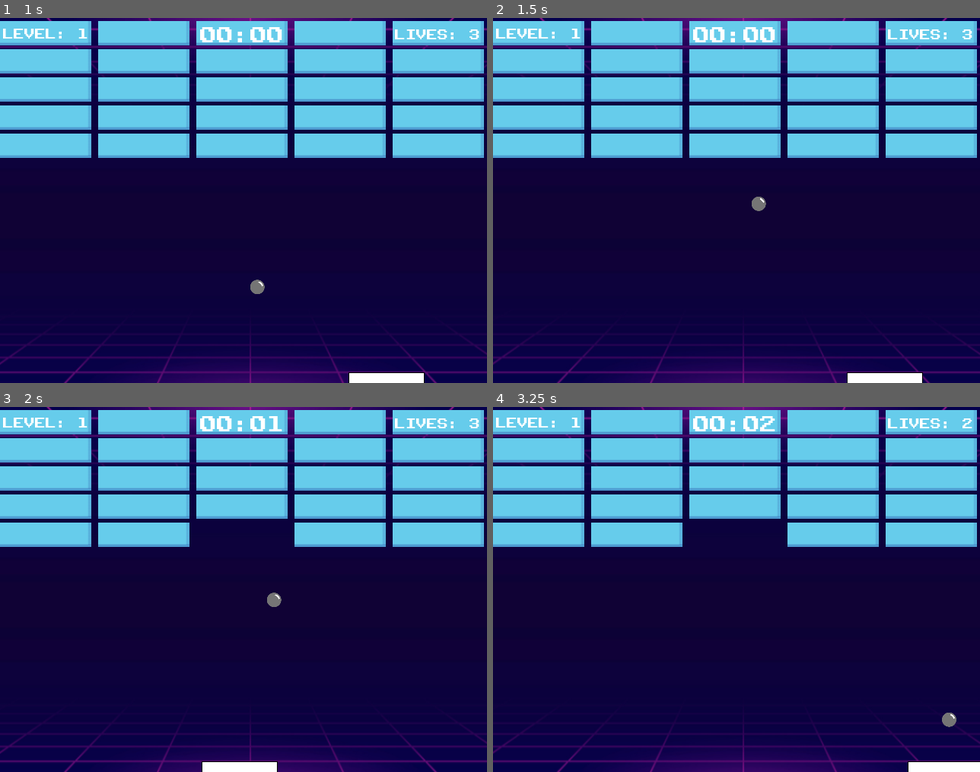
Above: before the commit, frames 1-4 (two rows, left to right).
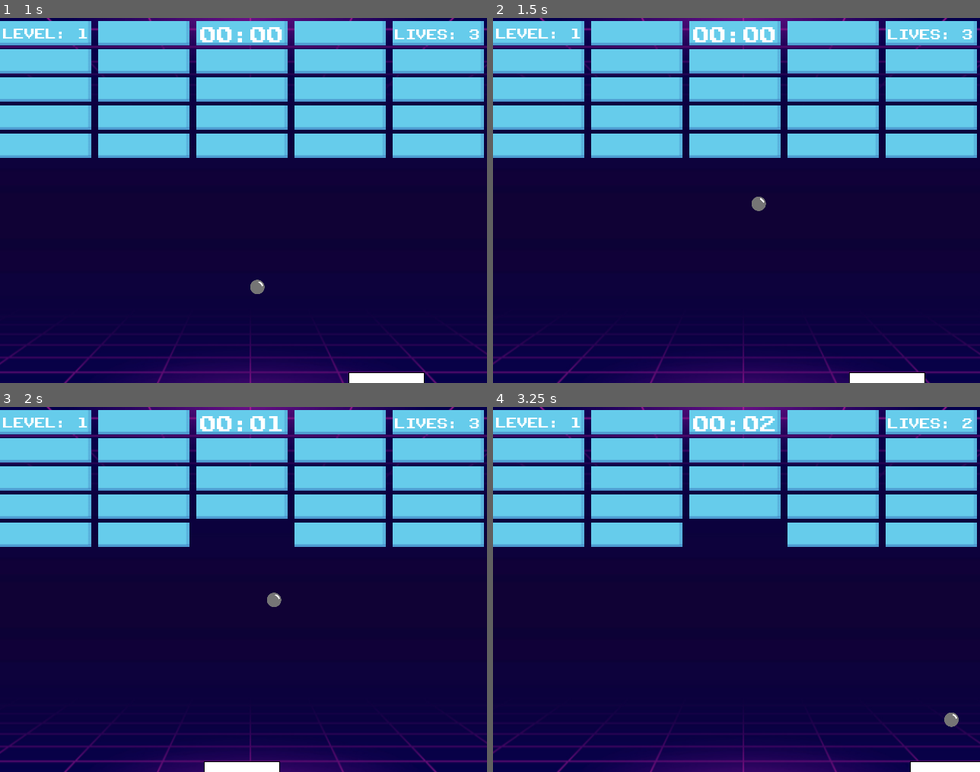
Above: after the commit, the same moments.

Repository: fabiolrodriguez/roguebrick
Game: Godot game, scene res://scenes/wrold.tscn
The game is run twice, just before and just after one commit, with the same random seed, the same clock (stepped at 60 frames per second) and the same inputs.
Inputs:
- Up to frame 1 (1 s): tap Enter (ui_accept) at 0.5, 0.77 s; hold Right (ui_right) from 0.53 s (still down)
- Up to frame 2 (1.5 s): release Right (ui_right) at 1.28 s; hold Left (ui_left) from 1.28 s (still down)
- Up to frame 3 (2 s): keep holding Left (ui_left); tap Enter (ui_accept) at 1.52 s
- Up to frame 4 (3.25 s): release Left (ui_left) at 2.03 s; hold Right (ui_right) from 2.03 s (still down); tap Enter (ui_accept) at 3.02 s

Frame 1 is identical in both runs. In frame 2, less than 0.1% of the frame differs, in the area x 72-89%, y 97-100%; in frame 3, less than 0.1%; in frame 4, less than 0.1%, in the area x 85-96%, y 83-100%.

Commit message:
improve upgrade menu effects

Diff:
--- a/scenes/wrold.tscn
+++ b/scenes/wrold.tscn
@@ -49,7 +49,7 @@
 collision_mask = 12
 
 [node name="left_collider" type="CollisionShape2D" parent="left_wall" unique_id=2056553325]
-position = Vector2(-6.5, 246.5)
+position = Vector2(-9.5, 246.5)
 shape = SubResource("RectangleShape2D_w04al")
 
 [node name="right_wall" type="StaticBody2D" parent="." unique_id=275910563]
@@ -57,7 +57,7 @@
 collision_mask = 12
 
 [node name="right_collider" type="CollisionShape2D" parent="right_wall" unique_id=113880498]
-position = Vector2(652.5, 246.5)
+position = Vector2(655.5, 246.5)
 shape = SubResource("RectangleShape2D_w04al")
 
 [node name="top_wall" type="StaticBody2D" parent="." unique_id=2063075969]
@@ -173,33 +173,52 @@
 [node name="UpgradePanel" type="CanvasLayer" parent="." unique_id=781428590]
 process_mode = 2
 
-[node name="title" type="Label" parent="UpgradePanel" unique_id=1454007029]
-offset_left = 166.0
-offset_top = 191.0
-offset_right = 490.0
-offset_bottom = 214.0
+[node name="ColorRect" type="ColorRect" parent="UpgradePanel" unique_id=97594926]
+anchors_preset = 15
+anchor_right = 1.0
+anchor_bottom = 1.0
+offset_left = -11.0
+offset_top = -6.0
+offset_right = 32.0
+offset_bottom = 24.0
+grow_horizontal = 2
+grow_vertical = 2
+color = Color(0, 0, 0, 0.53333336)
+
+[node name="PanelContainer" type="PanelContainer" parent="UpgradePanel" unique_id=157630245]
+offset_left = 162.0
+offset_top = 119.0
+offset_right = 506.0
+offset_bottom = 361.0
+
+[node name="MarginContainer" type="MarginContainer" parent="UpgradePanel/PanelContainer" unique_id=1539027918]
+layout_mode = 2
+
+[node name="VBoxContainer" type="VBoxContainer" parent="UpgradePanel/PanelContainer/MarginContainer" unique_id=1584447258]
+layout_mode = 2
+
+[node name="title" type="Label" parent="UpgradePanel/PanelContainer/MarginContainer/VBoxContainer" unique_id=1454007029]
+custom_minimum_size = Vector2(0, 30)
+layout_mode = 2
 text = "CHOSE YOUR UPGRADE"
 label_settings = SubResource("LabelSettings_7vf5t")
 
-[node name="option1" type="Button" parent="UpgradePanel" unique_id=368883374]
-offset_left = 170.0
-offset_top = 243.0
-offset_right = 241.0
-offset_bottom = 274.0
+[node name="HBoxContainer" type="HBoxContainer" parent="UpgradePanel/PanelContainer/MarginContainer/VBoxContainer" unique_id=1922784506]
+layout_mode = 2
+
+[node name="option1" type="Button" parent="UpgradePanel/PanelContainer/MarginContainer/VBoxContainer/HBoxContainer" unique_id=368883374]
+custom_minimum_size = Vector2(110, 200)
+layout_mode = 2
 text = "BIGGER!"
 
-[node name="option2" type="Button" parent="UpgradePanel" unique_id=68201774]
-offset_left = 292.0
-offset_top = 245.0
-offset_right = 345.0
-offset_bottom = 276.0
+[node name="option2" type="Button" parent="UpgradePanel/PanelContainer/MarginContainer/VBoxContainer/HBoxContainer" unique_id=68201774]
+custom_minimum_size = Vector2(110, 200)
+layout_mode = 2
 text = "+1 UP"
 
-[node name="option3" type="Button" parent="UpgradePanel" unique_id=1541959008]
-offset_left = 414.0
-offset_top = 246.0
-offset_right = 491.0
-offset_bottom = 277.0
+[node name="option3" type="Button" parent="UpgradePanel/PanelContainer/MarginContainer/VBoxContainer/HBoxContainer" unique_id=1541959008]
+custom_minimum_size = Vector2(110, 200)
+layout_mode = 2
 text = "SLOWER!"
 
 [connection signal="body_entered" from="deadzone" to="." method="_on_deadzone_body_entered"]
@@ -207,6 +226,6 @@
 [connection signal="pressed" from="dead/quit" to="." method="_on_quit_pressed"]
 [connection signal="pressed" from="win/restart" to="." method="_on_restart_pressed"]
 [connection signal="pressed" from="win/quit" to="." method="_on_quit_pressed"]
-[connection signal="pressed" from="UpgradePanel/option1" to="." method="_on_option_1_pressed"]
-[connection signal="pressed" from="UpgradePanel/option2" to="." method="_on_option_2_pressed"]
-[connection signal="pressed" from="UpgradePanel/option3" to="." method="_on_option_3_pressed"]
+[connection signal="pressed" from="UpgradePanel/PanelContainer/MarginContainer/VBoxContainer/HBoxContainer/option1" to="." method="_on_option_1_pressed"]
+[connection signal="pressed" from="UpgradePanel/PanelContainer/MarginContainer/VBoxContainer/HBoxContainer/option2" to="." method="_on_option_2_pressed"]
+[connection signal="pressed" from="UpgradePanel/PanelContainer/MarginContainer/VBoxContainer/HBoxContainer/option3" to="." method="_on_option_3_pressed"]
--- a/scripts/main.gd
+++ b/scripts/main.gd
@@ -45,9 +45,9 @@
 
 ## Player upgrades
 @onready var upgrade_menu = $UpgradePanel
-@onready var option1_button = $UpgradePanel/option1
-@onready var option2_button = $UpgradePanel/option2
-@onready var option3_button = $UpgradePanel/option3
+@onready var option1_button = $UpgradePanel/PanelContainer/MarginContainer/VBoxContainer/HBoxContainer/option1
+@onready var option2_button = $UpgradePanel/PanelContainer/MarginContainer/VBoxContainer/HBoxContainer/option2
+@onready var option3_button = $UpgradePanel/PanelContainer/MarginContainer/VBoxContainer/HBoxContainer/option3
 var available_upgrades = [
 	"bigger_paddle",
 	"faster_ball",
@@ -59,6 +59,12 @@
 func show_upgrade_panel():
 	get_tree().paused = true
 	upgrade_menu.visible = true
+	#upgrade_menu.modulate.a = 0.0
+	upgrade_menu.scale = Vector2(0.95, 0.95)
+
+	var tween = create_tween()
+	tween.tween_property(upgrade_menu, "modulate:a", 1.0, 0.15)
+	tween.parallel().tween_property(upgrade_menu, "scale", Vector2.ONE, 0.15)
 
 	current_upgrade_choices = available_upgrades.duplicate()
 	current_upgrade_choices.shuffle()
